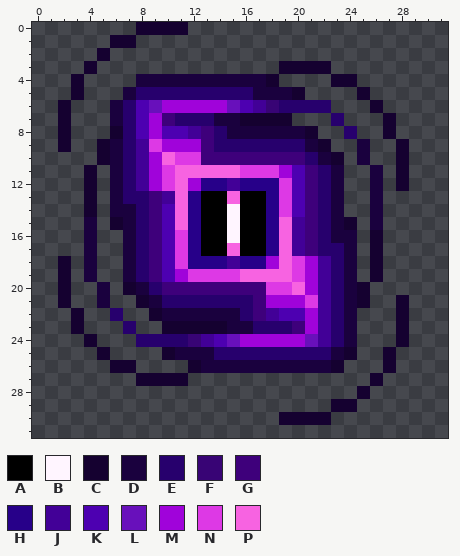
Edited in one commit: pixel-art sprite (src/main/resources/assets/uber/textures/environment/minds_eye.png). The first picture shows the starting point.
The file is 32x32 pixels. Colours within 5 levels of each other are drawn and written as one.
Palette (. is transparent): A #000000  B #fff5ff  C #150130  D #1a013e  E #27006d  F #380475  G #3e007b  H #270089  J #420097  K #4d00b1  L #6810bb  M #a003da  N #dd39e5  P #f763e1
New version:
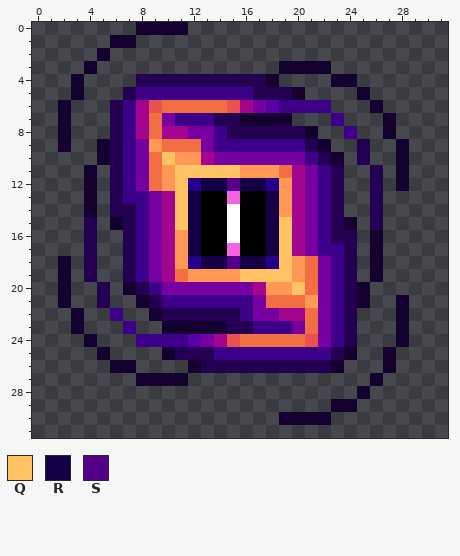
Colours new in this view: Q #ffc364  R #150047  S #550089
From old to new:
Colour B changes from #fff5ff to #ffffff.
Colour D changes from #1a013e to #240053.
Colour E changes from #27006d to #3c0089.
Colour F changes from #380475 to #5800a7.
Colour G changes from #3e007b to #7600a0.
Colour K changes from #4d00b1 to #a3058e.
Colour L changes from #6810bb to #eb5150.
Colour M changes from #a003da to #f26f43.
Colour N changes from #dd39e5 to #ff9854.
Colour C gives way to colour D in row 8 at x 6.
Colour J gives way to colour G in row 6 at x 17; in row 8 at x 12; in rows 9 to 12 at x 8; in rows 18 to 21 at x 22; in row 22 at x 18 and 22; in row 23 at x 22.
Colour J gives way to colour G in row 24 at x 13 and 22.
Colour M gives way to colour H in row 12 at x 12; in row 18 at x 18.
Colour G gives way to colour K in row 10 at x 13; in row 20 at x 17.
Colour J gives way to colour K in row 13 at x 10; in rows 15 to 17 at x 20.
Colour P gives way to colour Q in row 10 at x 10; in row 11 at x 11 to 15; in rows 12 to 14 at x 11; in row 15 at x 11 and 19; in rows 16 to 18 at x 19; in row 19 at x 16 to 19.
Colour P gives way to colour Q in row 20 at x 20.
Colour H gives way to colour R in row 12 at x 13 to 14 and 16 to 17; in rows 13 to 17 at x 12 and 18; in row 18 at x 13 to 14 and 16 to 17.
Colour J gives way to colour S in row 12 at x 15; in row 18 at x 15.
